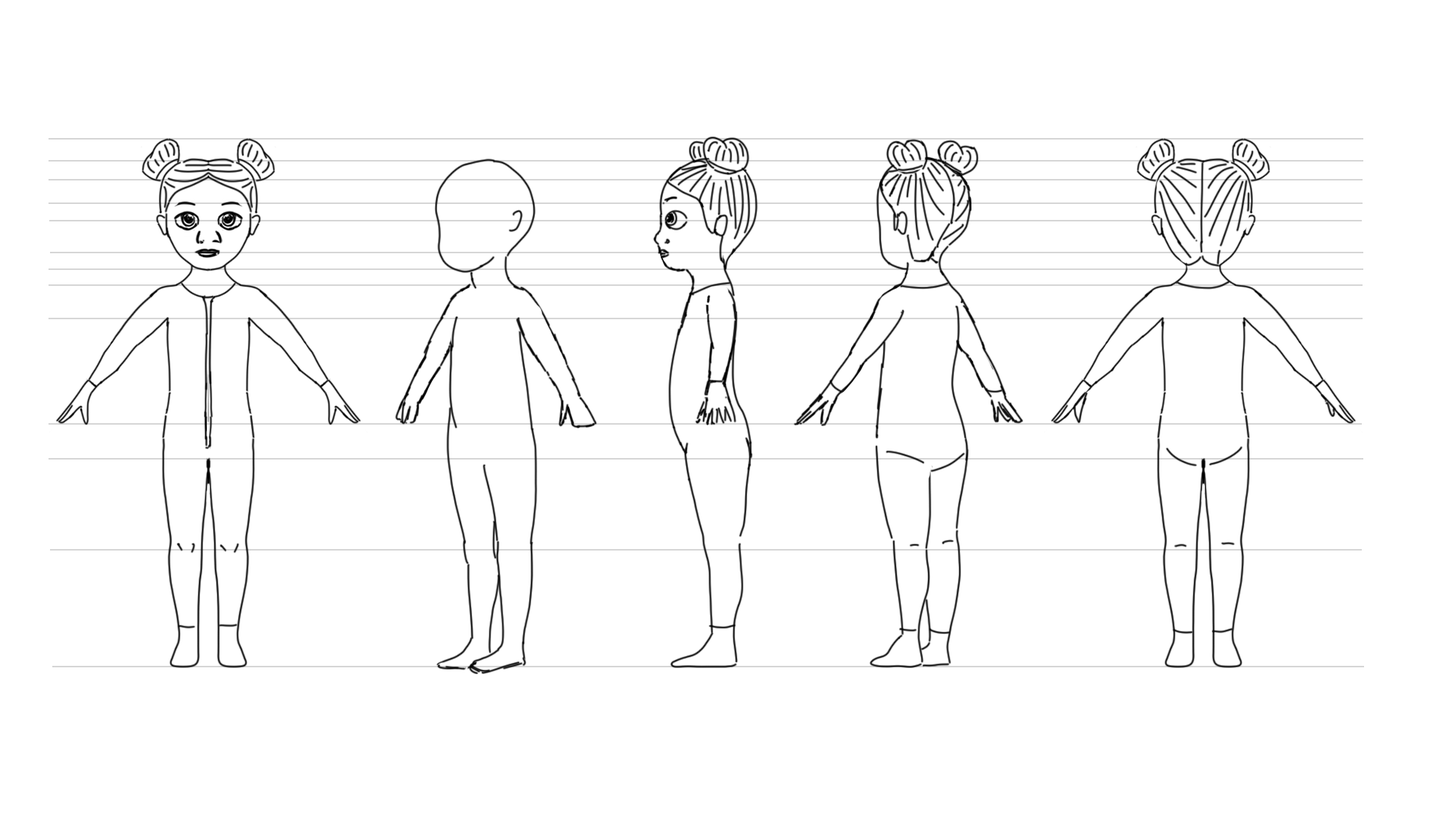
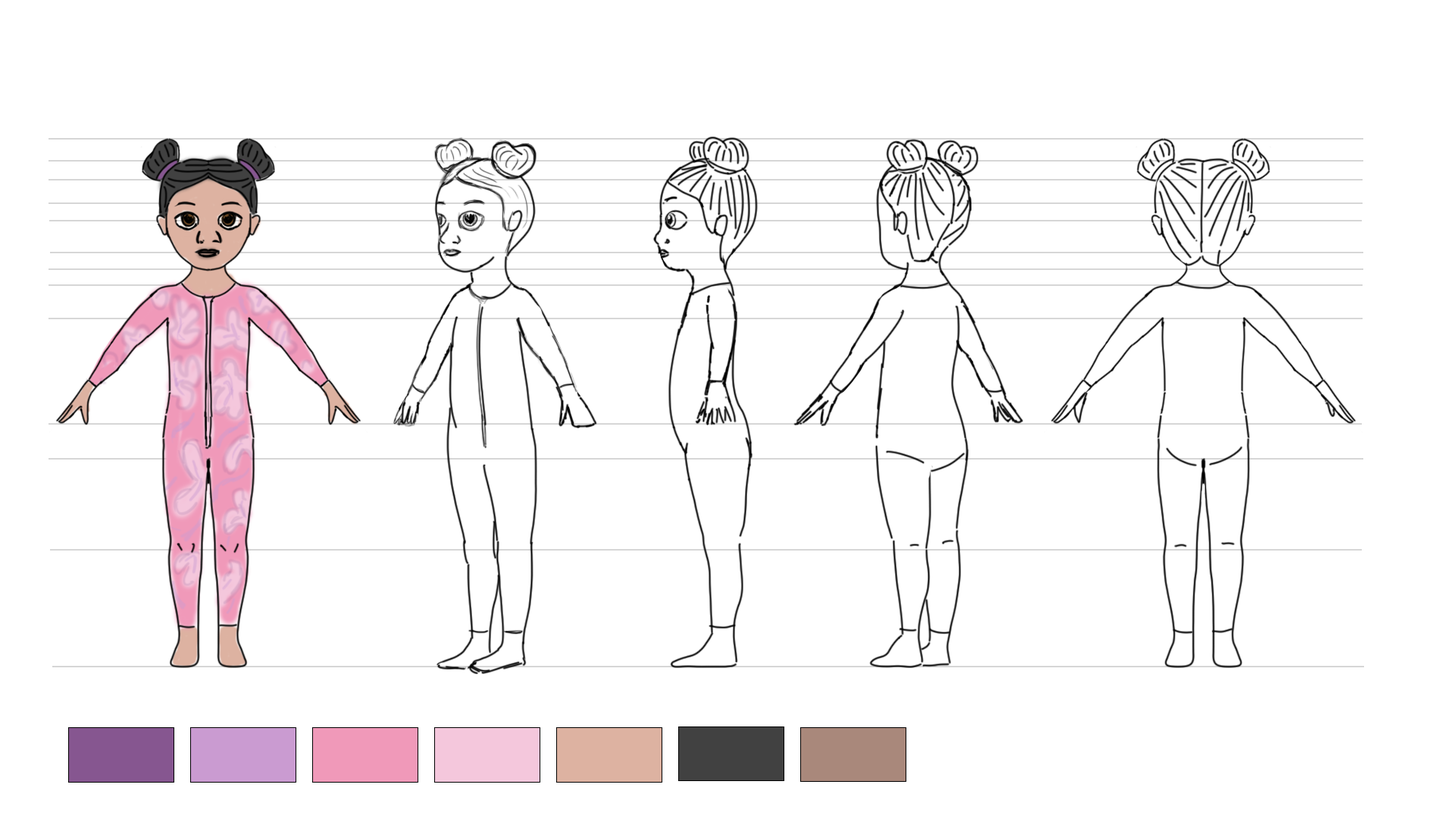
Comparing the layer stacks of the two w=1455, h=819 images. Changes:
added group "Group 2" with 7 layers above "Group 1" over [68, 726, 907, 783]
added layer "Rectangle 2" (1st of 2, in "Group 2") in group "Group 2" over [800, 726, 907, 782]
added layer "Rectangle 2" (2nd of 2, in "Group 2") in group "Group 2" over [678, 726, 785, 781]
added layer "Rectangle 1" (1st of 5, in "Group 2") in group "Group 2" over [190, 726, 297, 783]
added layer "Rectangle 1" (2nd of 5, in "Group 2") in group "Group 2" over [68, 726, 175, 783]
added layer "Rectangle 1" (3rd of 5, in "Group 2") in group "Group 2" over [556, 726, 663, 783]
added layer "Rectangle 1" (4th of 5, in "Group 2") in group "Group 2" over [434, 726, 541, 783]
added layer "Rectangle 1" (5th of 5, in "Group 2") in group "Group 2" over [312, 726, 419, 783]
added group "Group 1" with 5 layers above "couleurs" over [59, 136, 678, 669]
moved "side" into group "Group 1", painted on it over [665, 211, 678, 228]
moved "1/4" into group "Group 1", painted on it over [392, 136, 582, 635]
moved "front" into group "Group 1" over [59, 139, 359, 669]
added layer "couleurs" above "Lines" over [59, 139, 359, 669]
